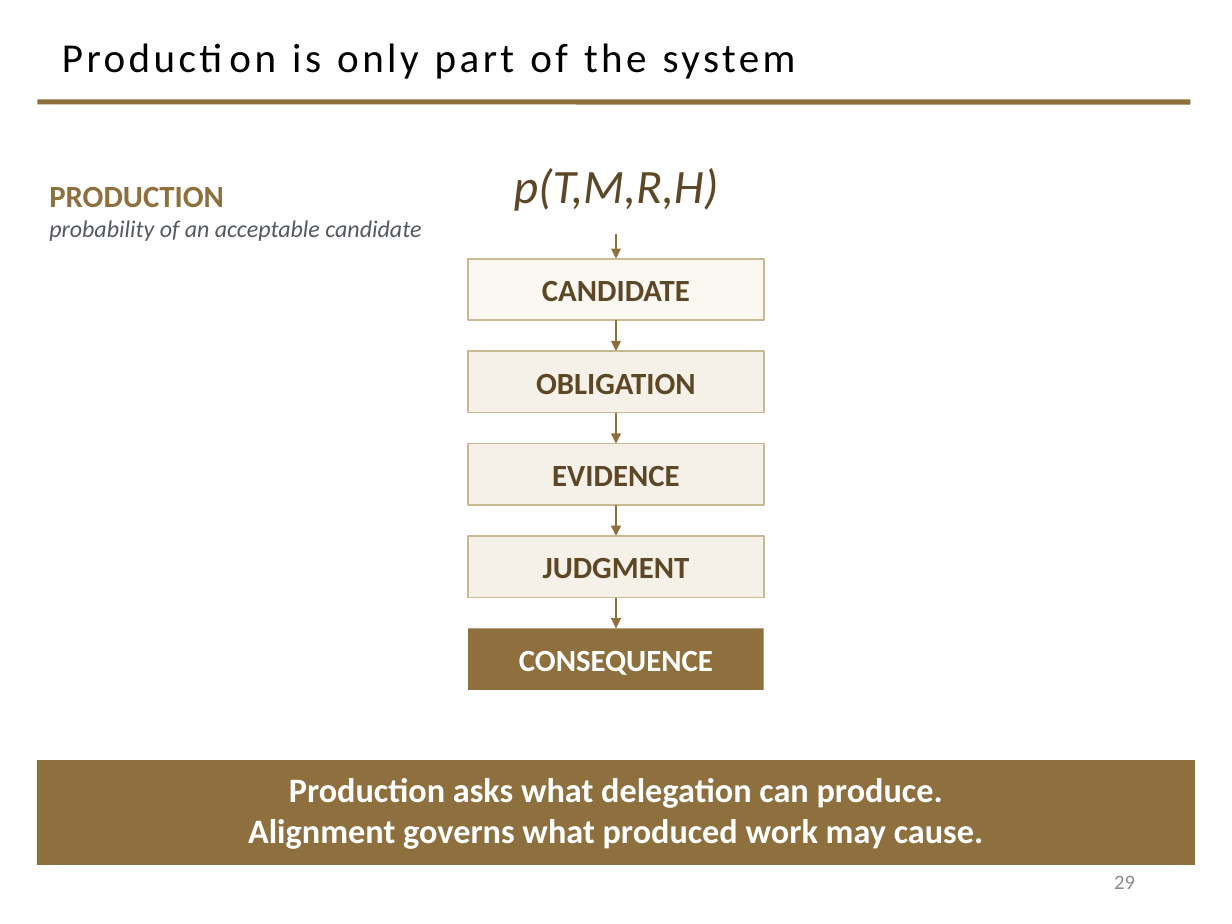
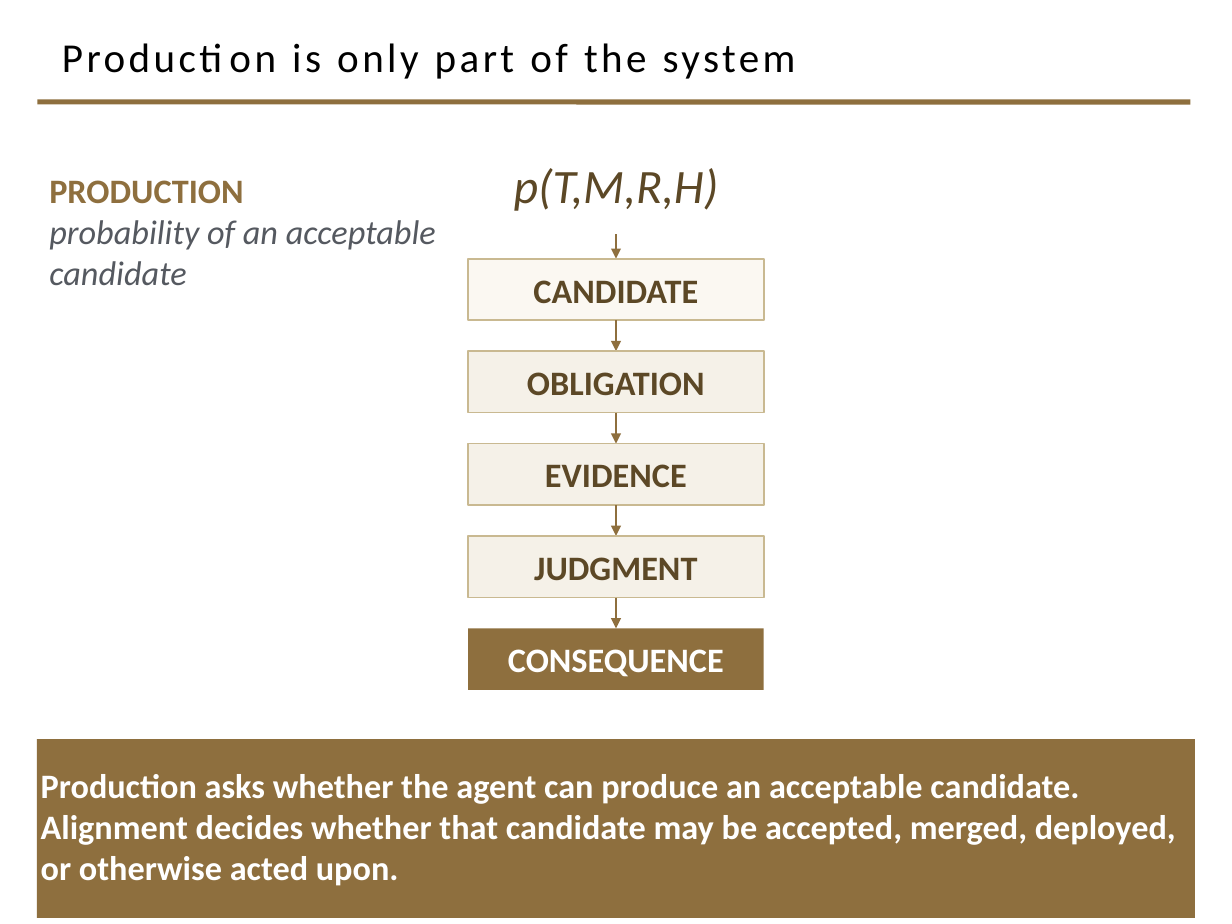
Before and after one commit to davisjam/model-based-agentic-software-engineering, a slide deck: slide 29 of course/lectures/act-2-delegation-and-control/03-alignment/2-3-Alignment.pptx. Drawn at 1232x924 pixels with LibreOffice and Linux fonts; fonts in the diff are those of the drawing; background and template pictures are left out. Boxes give left, top, right and bottom in pixels: in the first picture for what was removed or moved away, otherwise in the second. Text is boxed around its words. In the diff, an @@ line names an element or a change of style, - is before the commit and + after.

Commit message:
deck 2-3 S4: boundaries section renumbered to 4; 20pt floor; clearer aphorism
'Earlier is not always possible' simplified to the floor rather than scaled;
boundary-example boxes widened so single-word examples hold one line at 20pt;
'Production is only part of the system' carries the author's compressed
aphorism (candidate production vs. acceptance authority).

```diff
--- a/course/lectures/act-2-delegation-and-control/03-alignment/2-3-Alignment.pptx
+++ b/course/lectures/act-2-delegation-and-control/03-alignment/2-3-Alignment.pptx
@@ text "PRODUCTION" at (49, 180, 436, 285): size 18 to 20 pt in "PRODUCTION"; size 14 to 20 pt in "probability of an acceptable candidate" @@
@@ size 18 to 20 pt in 5 elements at (468, 259, 764, 320), (468, 351, 764, 413), (468, 444, 764, 505), (468, 536, 764, 598), (468, 628, 764, 690) @@
@@ rectangle "Production asks whether the agent ...": place and size @@
-rectangle "Production asks whether the agent ..." at (37, 760, 1195, 865)
+rectangle "Production asks whether the agent ..." at (37, 739, 1195, 918)
@@ text in rectangle at (41, 774, 1176, 886): text changed @@
-Production asks what delegation can produce.
-Alignment governs what produced work may cause.
+Production asks whether the agent can produce an acceptable candidate.
+Alignment decides whether that candidate may be accepted, merged, deployed, or otherwise acted upon.
@@ page number removed at (1114, 876, 1135, 889) @@
-29
```
Also in this commit, not shown: 4 other slides changed.
